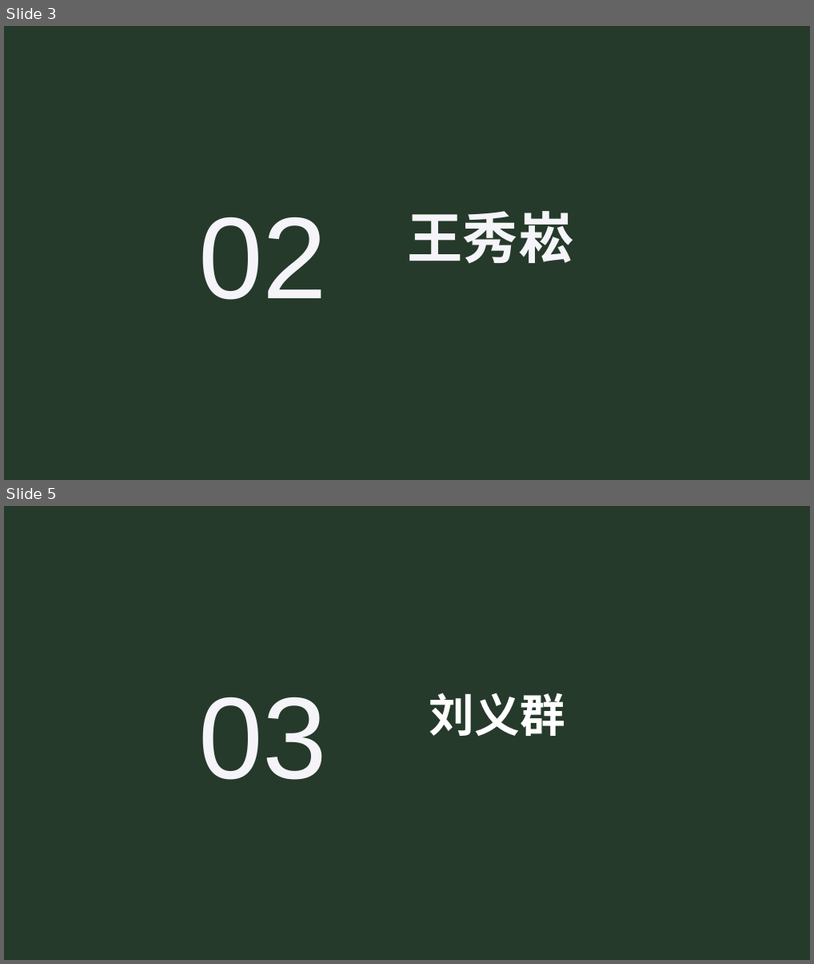
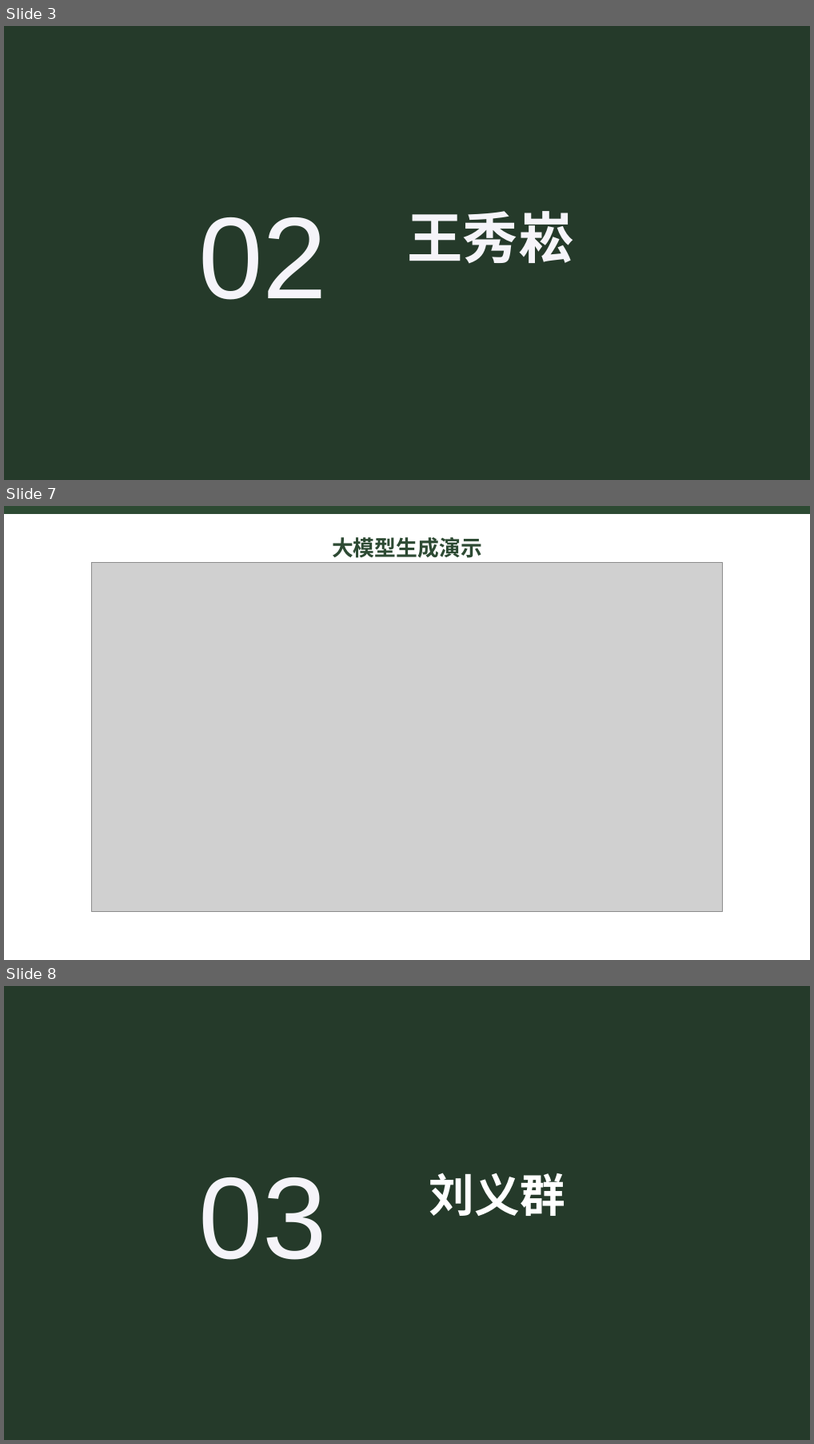
Before and after one commit to fivekilo/myrag, a slide deck: report/myrag总结.pptx. Shown one above the other, each under a label of ours: slides 3 and 5 before the commit, slides 3, 7 and 8 after it; the slides between them are not shown. The pictures are 814x964 and 814x1444 pixels, drawn with LibreOffice and Linux fonts; fonts in the diff are those of the drawing; grey boxes stand for pictures. Boxes give left, top, right and bottom in pixels: in the first picture for what was removed or moved away, otherwise in the second. Text is boxed around its words. In the diff, an @@ line names an element or a change of style, - is before the commit and + after.

```diff
--- a/report/myrag总结.pptx
+++ b/report/myrag总结.pptx
@@ slide 7 added at <box>4,506,810,960</box>, background #FFFFFF @@
@@ rectangle added at <box>4,506,810,513</box>, fill #2D4A33, outline #2D4A33 0 pt @@
@@ text added at <box>332,537,482,558</box>, 25.5 pt, text #2D4A33, bold @@
+大模型生成演示
@@ picture added at <box>91,563,722,912</box> @@
@@ what was slide 5 is now slide 8 @@
```
Also in this commit, not shown: 1 slide changed, 2 other slides added, 2 other files.
